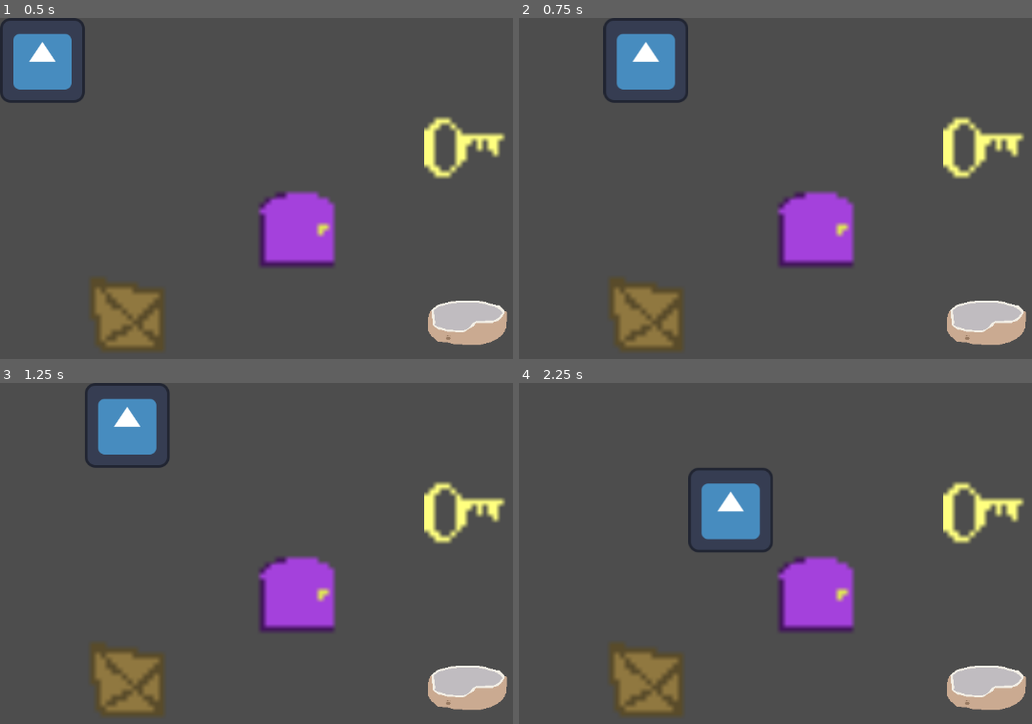
Above: before the commit, frames 1-4 (two rows, left to right).
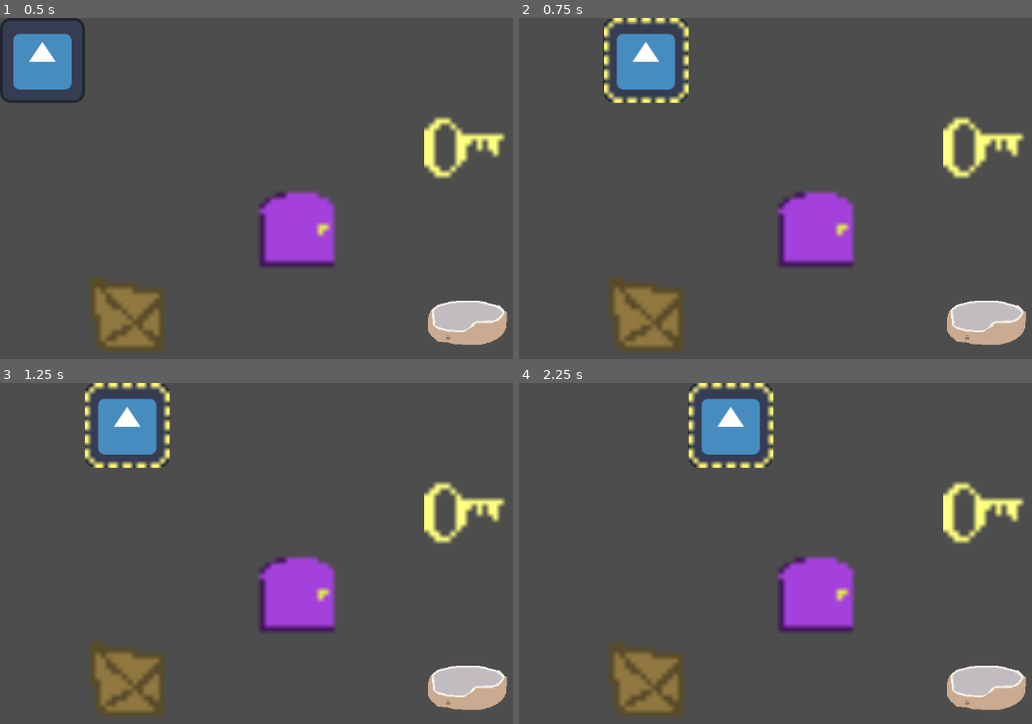
Above: after the commit, the same moments.

Repository: Just-a-Bee/Chrono-Cat
Game: Godot game, scene res://level_files/level.tscn
Same seed, same stepped clock (60 frames per second), same inputs: the game is played once before the commit and once after it. The engine's default icon, where the game draws it, is replaced by a stand-in: a white triangle on a blue panel in a dark square.
Inputs:
- Up to frame 1 (0.5 s): no input
- Up to frame 2 (0.75 s): tap Enter at 0.5 s; hold D (right) from 0.53 s (still down); hold X (rewind, bound only after the commit) from 0.53 s (still down)
- Up to frame 3 (1.25 s): keep holding D (right); keep holding X (rewind, bound only after the commit); tap Z (undo, bound only after the commit) at 0.8 s
- Up to frame 4 (2.25 s): tap Space at 1.25 s; release D (right) at 1.28 s; release X (rewind, bound only after the commit) at 1.28 s; hold S (down) 1.28-2.03 s; tap Z (undo, bound only after the commit) at 1.35 s; tap X (rewind, bound only after the commit) at 1.55 s; tap Enter at 2 s; hold D (right) from 2.03 s (still down); hold X (rewind, bound only after the commit) from 2.03 s (still down)

Frame 1 is identical in both runs. In frame 2, 1.0% of the frame differs, in the area x 16-34%, y 0-25%; in frame 3, 1.0%; in frame 4, 5.2%, in the area x 32-50%, y 0-50%.

Commit message:
Removed control_componenet, level handles all move input for player Added rewind cursor, can move around, select an actor. needs tween animation

Diff:
--- a/actor_files/actor_components/control_component.gd
+++ /dev/null
@@ -1,25 +0,0 @@
-extends Node2D
-class_name ControlComponent
-
-
-func _input(event)->void:
-	var direction:Vector2i = get_direction(event)
-	if direction != Vector2i.ZERO:
-		make_move(direction)
-
-
-#function to return input direction of event, if there isnt one it returns Vector2i.ZERO
-func get_direction(event)->Vector2i:
-	if event.is_action_pressed("up"):
-		return Vector2i.UP
-	if event.is_action_pressed("left"):
-		return Vector2i.LEFT
-	if event.is_action_pressed("right"):
-		return Vector2i.RIGHT
-	if event.is_action_pressed("down"):
-		return Vector2i.DOWN
-	return Vector2i.ZERO
-
-#function to move actor in direction
-func make_move(direction:Vector2i)->void:
-	get_parent().get_parent().try_move(get_parent(), direction)
--- a/actors/player.tscn
+++ b/actors/player.tscn
@@ -1,14 +1,10 @@
-[gd_scene load_steps=4 format=3 uid="uid://dqt6w8pjasqik"]
+[gd_scene load_steps=3 format=3 uid="uid://dqt6w8pjasqik"]
 
 [ext_resource type="Texture2D" uid="uid://cvd6rg13hiex7" path="res://assets/icon.svg" id="1_nwwy1"]
 [ext_resource type="Script" path="res://actor_files/actor.gd" id="2_f2sv8"]
-[ext_resource type="Script" path="res://actor_files/actor_components/control_component.gd" id="3_4ejvv"]
 
 [node name="Player" type="Sprite2D"]
 texture = ExtResource("1_nwwy1")
 centered = false
 script = ExtResource("2_f2sv8")
 is_player = true
-
-[node name="ControlComponent" type="Node2D" parent="."]
-script = ExtResource("3_4ejvv")
--- a/level_files/level.gd
+++ b/level_files/level.gd
@@ -5,6 +5,11 @@
 
 #dictionary that contains all actors and their level positions
 var actor_dictionary:Dictionary
+@export var player:Node2D
+
+var cursor_packed = preload("res://rewind_cursor.tscn")
+var rewind_cursor
+var rewinding
 
 enum COLLISION_BEHAVIORS
 {
@@ -20,6 +25,34 @@
 		actor_dictionary[local_to_map(actor.position)] = actor
 	win.connect(GameState.win_level)
 
+#function to handle all gameplay input
+func _input(event):
+	var direction:Vector2i = get_direction(event)
+	if direction != Vector2i.ZERO:
+		move_input(direction)
+	elif event.is_action_pressed("undo"):
+		undo()
+	elif event.is_action_pressed("rewind"):
+		rewind_input()
+
+#function to return input direction of move event, if there isnt one it returns Vector2i.ZERO
+func get_direction(event)->Vector2i:
+	if event.is_action_pressed("up"):
+		return Vector2i.UP
+	if event.is_action_pressed("left"):
+		return Vector2i.LEFT
+	if event.is_action_pressed("right"):
+		return Vector2i.RIGHT
+	if event.is_action_pressed("down"):
+		return Vector2i.DOWN
+	return Vector2i.ZERO
+# function to handle move direction
+func move_input(direction):
+	if not rewinding:
+		try_move(player, direction)
+	else:
+		move_cursor(direction)
+# actor and movement functions
 #function to try to move an actor, returns true if successfully moved
 func try_move(actor:Actor, direction:Vector2i)->void:
 	var from_position = actor_dictionary.find_key(actor)
@@ -39,7 +72,6 @@
 			move_actor(push_actor, direction)
 	else:
 		move_actor(actor, direction)
-
 # function to handle when player collides with another actor
 func handle_collision(target_position, push_array, direction):
 	# iterate through positions until one is unoccupied, or we hit a wall and cant move
@@ -60,14 +92,12 @@
 			push_array.pop_at(-1)
 		elif collision_behavior == COLLISION_BEHAVIORS.COLLECT: # actor is destroyed, a behavior happens based on actor
 			collect_actor(to_actor)
-
 func collect_actor(actor:Actor):
 	if actor.is_objective:
 		win.emit()
 #	if actor.is_clock:
 #		print("clock collected")
 	destroy_actor(actor)
-
 #function to move an actor, pass in actor to move and direction to move it
 func move_actor(actor:Actor, direction:Vector2i):
 	var from_position = actor_dictionary.find_key(actor) # gets position actor is going from
@@ -80,3 +110,37 @@
 	var actor_key = actor_dictionary.find_key(actor)
 	actor_dictionary.erase(actor_key)
 	remove_child(actor)
+
+
+#function to handle rewind input
+func rewind_input():
+	if not rewinding:
+		start_rewind()
+	else:
+		activate_rewind()
+#function to initiate a rewind, spawns cursor
+func start_rewind():
+	rewinding = true
+	rewind_cursor = cursor_packed.instantiate()
+	rewind_cursor.position = map_to_local(actor_dictionary.find_key(player))
+	add_child(rewind_cursor)
+#function to move the rewind cursor (NEEDS CHANGING)
+func move_cursor(direction:Vector2i):
+	rewind_cursor.position += Vector2(direction*tile_set.tile_size)
+# function to rewind current target of rewind cursor
+func activate_rewind():
+	if actor_dictionary.has(local_to_map(rewind_cursor.position)):
+		var rewind_actor = actor_dictionary[local_to_map(rewind_cursor.position)]
+		print(rewind_actor)
+	end_rewind()
+# function to remove rewind cursor, sets rewinding to false
+func end_rewind():
+	remove_child(rewind_cursor)
+	rewind_cursor.queue_free()
+	rewinding = false
+
+
+# other functions
+# function to undo the most recent move
+func undo():
+	pass
--- a/level_files/level.tscn
+++ b/level_files/level.tscn
@@ -10,11 +10,12 @@
 [sub_resource type="TileSet" id="TileSet_e0d1f"]
 tile_size = Vector2i(128, 128)
 
-[node name="Level" type="TileMap"]
+[node name="Level" type="TileMap" node_paths=PackedStringArray("player")]
 position = Vector2(-64, -64)
 tile_set = SubResource("TileSet_e0d1f")
 format = 2
 script = ExtResource("1_i2mh4")
+player = NodePath("Player")
 
 [node name="Player" parent="." instance=ExtResource("2_sgqyc")]
 position = Vector2(64, 64)
--- a/project.godot
+++ b/project.godot
@@ -45,3 +45,13 @@
 , Object(InputEventKey,"resource_local_to_scene":false,"resource_name":"","device":-1,"window_id":0,"alt_pressed":false,"shift_pressed":false,"ctrl_pressed":false,"meta_pressed":false,"pressed":false,"keycode":0,"physical_keycode":4194321,"key_label":0,"unicode":0,"echo":false,"script":null)
 ]
 }
+undo={
+"deadzone": 0.5,
+"events": [Object(InputEventKey,"resource_local_to_scene":false,"resource_name":"","device":-1,"window_id":0,"alt_pressed":false,"shift_pressed":false,"ctrl_pressed":false,"meta_pressed":false,"pressed":false,"keycode":0,"physical_keycode":90,"key_label":0,"unicode":122,"echo":false,"script":null)
+]
+}
+rewind={
+"deadzone": 0.5,
+"events": [Object(InputEventKey,"resource_local_to_scene":false,"resource_name":"","device":-1,"window_id":0,"alt_pressed":false,"shift_pressed":false,"ctrl_pressed":false,"meta_pressed":false,"pressed":false,"keycode":0,"physical_keycode":88,"key_label":0,"unicode":120,"echo":false,"script":null)
+]
+}
--- /dev/null
+++ b/rewind_cursor.tscn
@@ -0,0 +1,8 @@
+[gd_scene load_steps=2 format=3 uid="uid://bdouobihrvqsg"]
+
+[ext_resource type="Texture2D" uid="uid://bxnx73kyxodju" path="res://assets/Cursor.png" id="1_xiapj"]
+
+[node name="RewindCursor" type="Sprite2D"]
+scale = Vector2(7.11111, 7.11111)
+texture = ExtResource("1_xiapj")
+centered = false
Binary file added: assets/Cursor.png
Not shown, added: assets/Cursor.png.import
